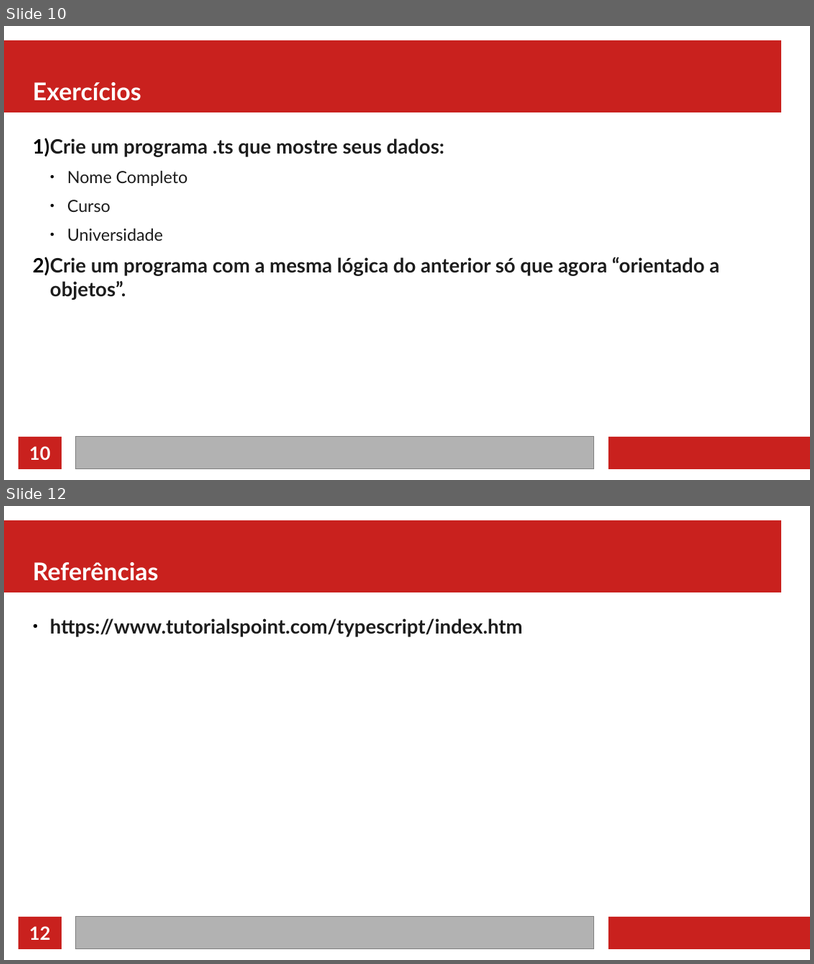
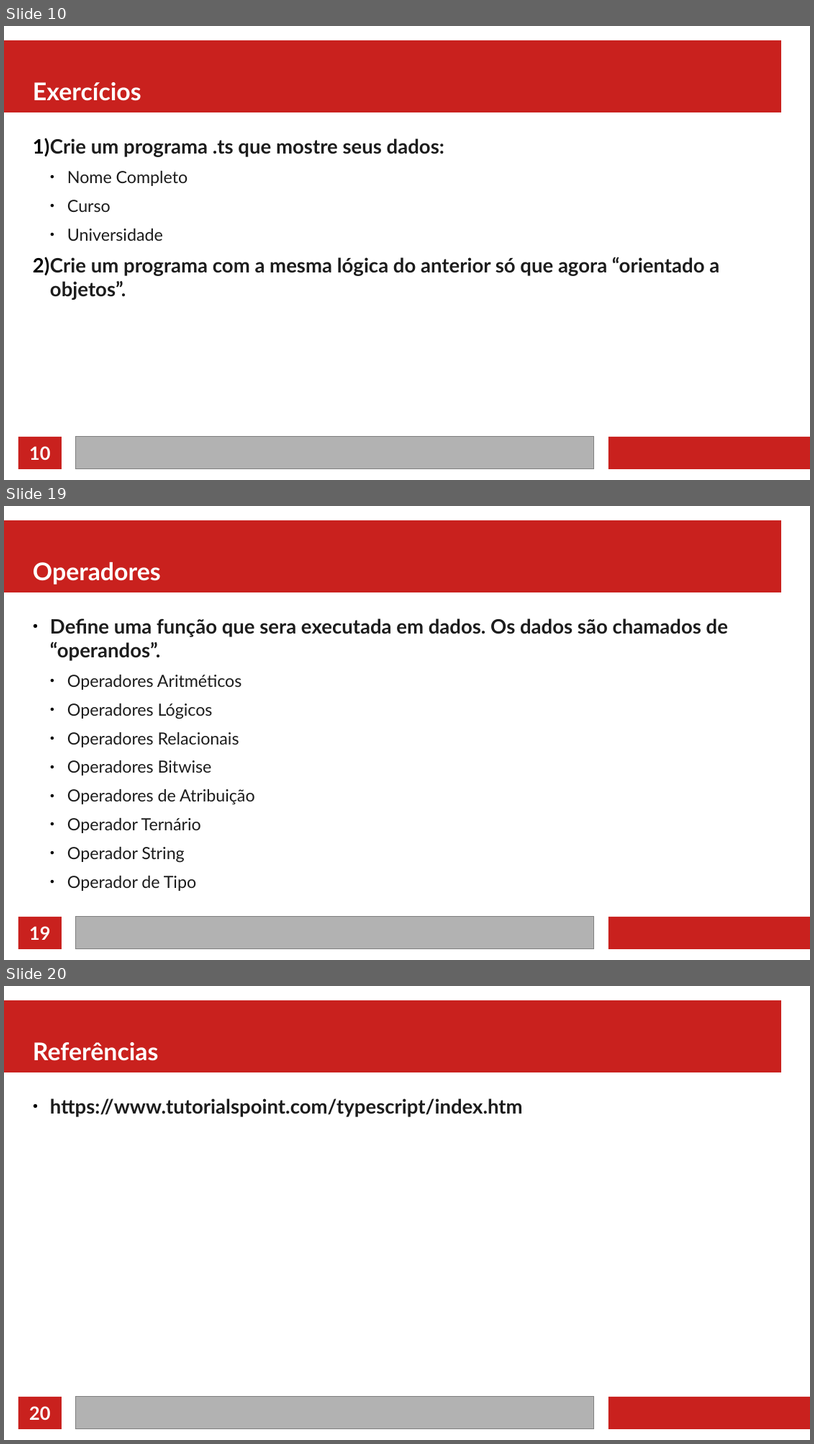
Before and after one commit to jeffersoncarvalho/ufc_2022_1, a slide deck: PD/01 - Introdução.odp. Shown one above the other, each under a label of ours: slides 10 and 12 before the commit, slides 10, 19 and 20 after it; the slides between them are not shown. The pictures are 814x964 and 814x1444 pixels, drawn with LibreOffice and Linux fonts; fonts in the diff are those of the drawing. Boxes give left, top, right and bottom in pixels: in the first picture for what was removed or moved away, otherwise in the second. Text is boxed around its words. In the diff, an @@ line names an element or a change of style, - is before the commit and + after.

```diff
--- a/PD/01 - Introdução.odp
+++ b/PD/01 - Introdução.odp
@@ slide 19 added at [4, 506, 810, 960], background #FFFFFF; not listed: 4 template elements that a slide beside it also shows @@
@@ title added at [33, 562, 161, 584], 24 pt, text #FFFFFF, bold @@
+Operadores
@@ text added at [50, 618, 728, 890], 16.5 pt, text #1C1C1C @@
+● Define uma função que sera executada em dados. Os dados são chamados de “operandos”.
+  ● Operadores Aritméticos
+  ● Operadores Lógicos
+  ● Operadores Relacionais
+  ● Operadores Bitwise
+  ● Operadores de Atribuição
+  ● Operador Ternário
+  ● Operador String
+  ● Operador de Tipo
@@ page number added at [29, 926, 50, 939], 18 pt, text #FFFFFF, bold @@
+19
@@ what was slide 12 is now slide 20 @@
@@ page number at [29, 1406, 50, 1419]: text changed @@
-12
+20
```
Also in this commit, not shown: 8 other slides added, 1 slide removed, 8 other files.
